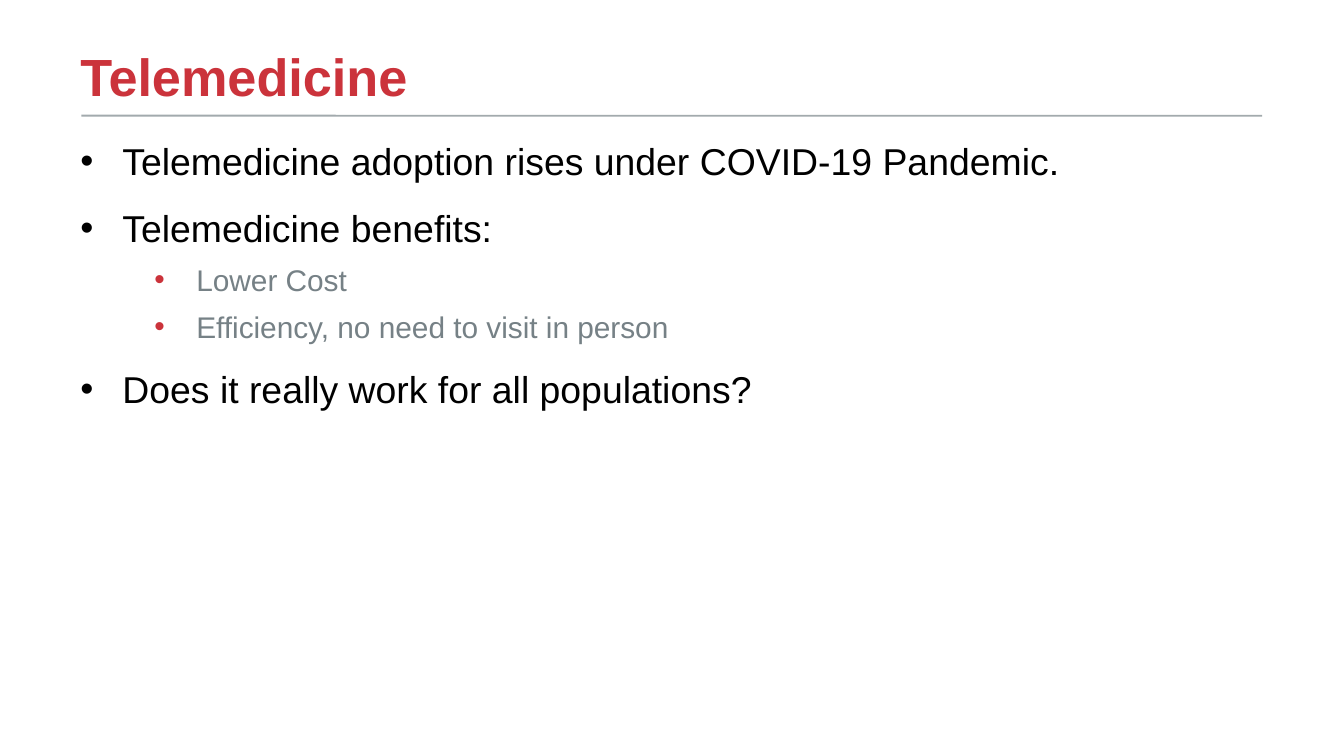
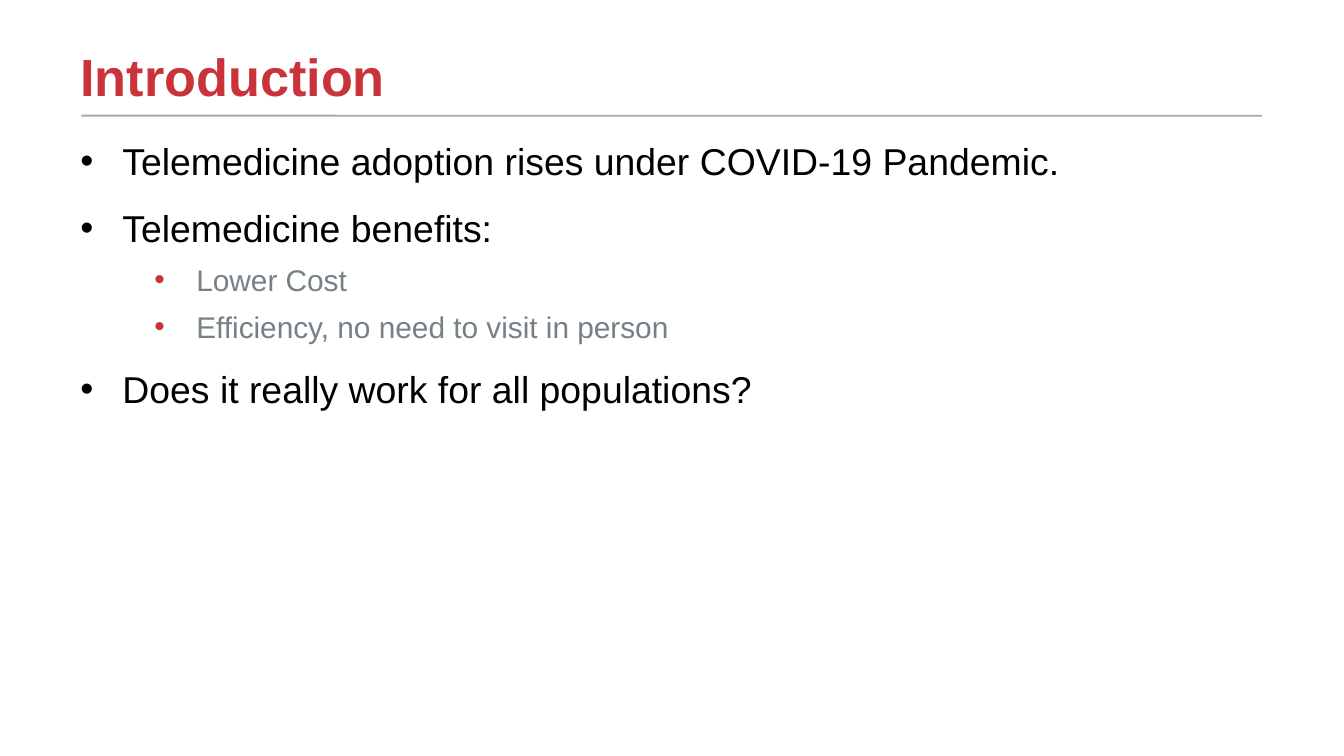
Before and after one commit to TongLing/tongling.github.io, a slide deck: slide 4 of assets/pdf/cic-telemedicine.pptx. Drawn at 1344x756 pixels with LibreOffice and Linux fonts; fonts in the diff are those of the drawing; background and template pictures are left out. Boxes give left, top, right and bottom in pixels: in the first picture for what was removed or moved away, otherwise in the second. Text is boxed around its words. In the diff, an @@ line names an element or a change of style, - is before the commit and + after.

```diff
--- a/assets/pdf/cic-telemedicine.pptx
+++ b/assets/pdf/cic-telemedicine.pptx
@@ title at [80, 58, 384, 97]: text changed @@
-Telemedicine
+Introduction
```
Also in this commit, not shown: 5 other slides changed, 1 other file.
